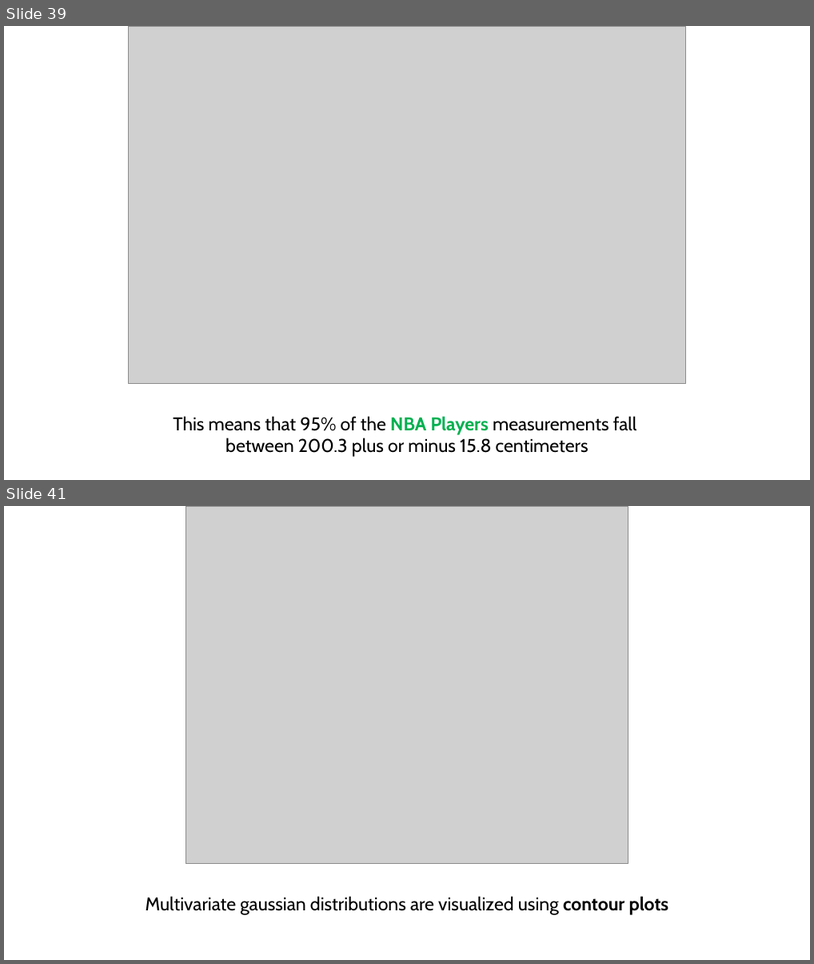
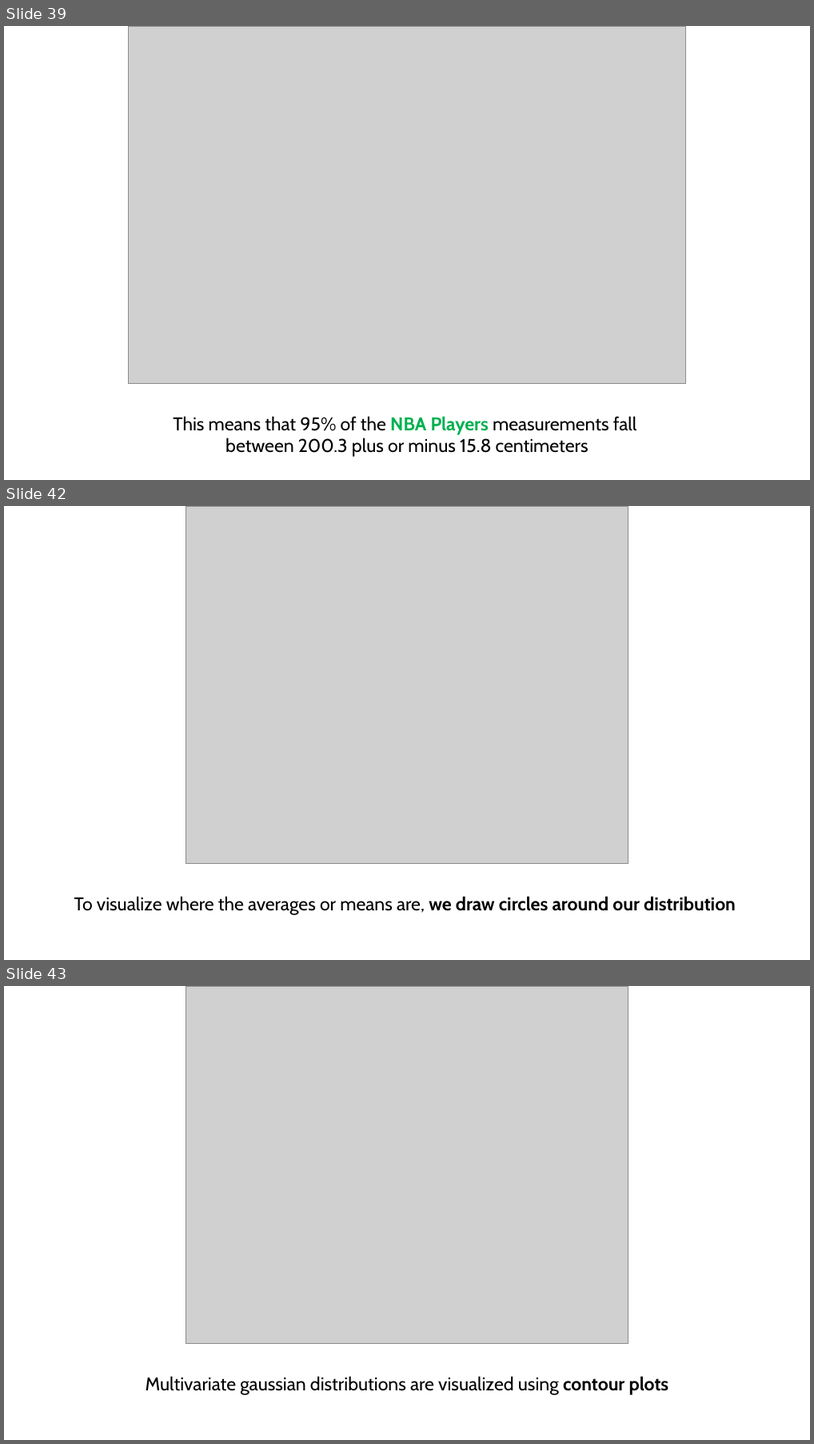
Before and after one commit to robitussin/CCADMACL, a slide deck: 8 - Gaussian Mixture Models/Introduction to Gaussian Mixture Models.pptx. Shown one above the other, each under a label of ours: slides 39 and 41 before the commit, slides 39, 42 and 43 after it; the slides between them are not shown. The pictures are 814x964 and 814x1444 pixels, drawn with LibreOffice and Linux fonts; fonts in the diff are those of the drawing; grey boxes stand for pictures. Boxes give left, top, right and bottom in pixels: in the first picture for what was removed or moved away, otherwise in the second. Text is boxed around its words. In the diff, an @@ line names an element or a change of style, - is before the commit and + after.

```diff
--- a/8 - Gaussian Mixture Models/Introduction to Gaussian Mixture Models.pptx
+++ b/8 - Gaussian Mixture Models/Introduction to Gaussian Mixture Models.pptx
@@ slide 42 added at (x1=4, y1=506, x2=810, y2=960), background #FFFFFF @@
@@ picture added at (x1=186, y1=506, x2=629, y2=864) @@
@@ text added at (x1=74, y1=896, x2=736, y2=915), 22 pt, text #000000 @@
+To visualize where the averages or means are, we draw circles around our distribution
@@ what was slide 41 is now slide 43 @@
```
Also in this commit, not shown: 5 slides changed, 18 other slides added, 1 slide removed.
